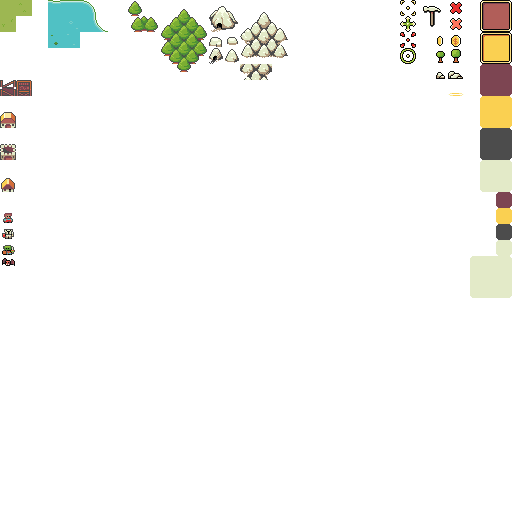
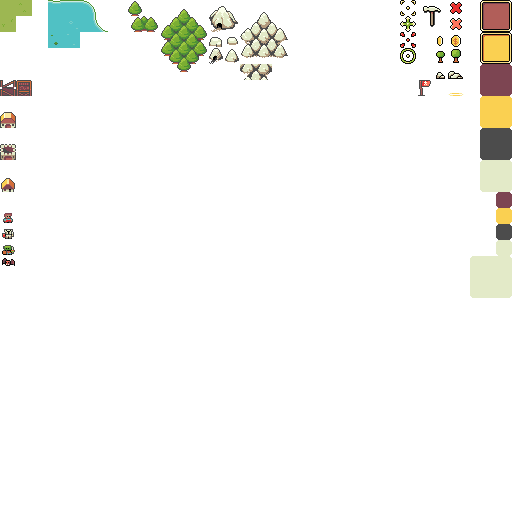
Revision of a layered 512 x 512 image; what changed, layer by layer:
added layer "rally flag" in group "UI" over [418,80,431,96]
